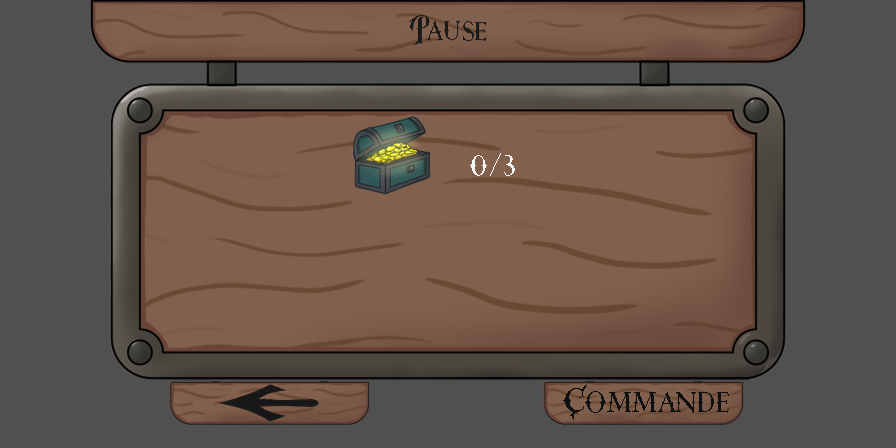
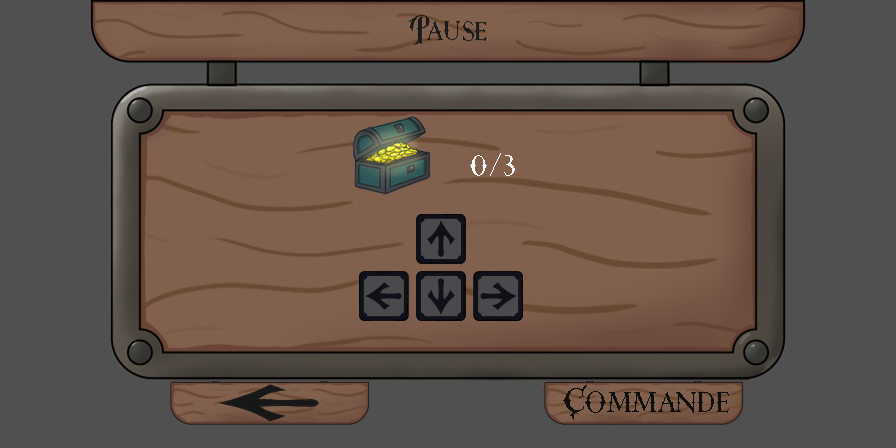
Comparing the layer stacks of the two 896px x 448px images. Changes:
added layer "Bouton_fleche" above "Panneau_Pause" over [359, 214, 523, 321]
